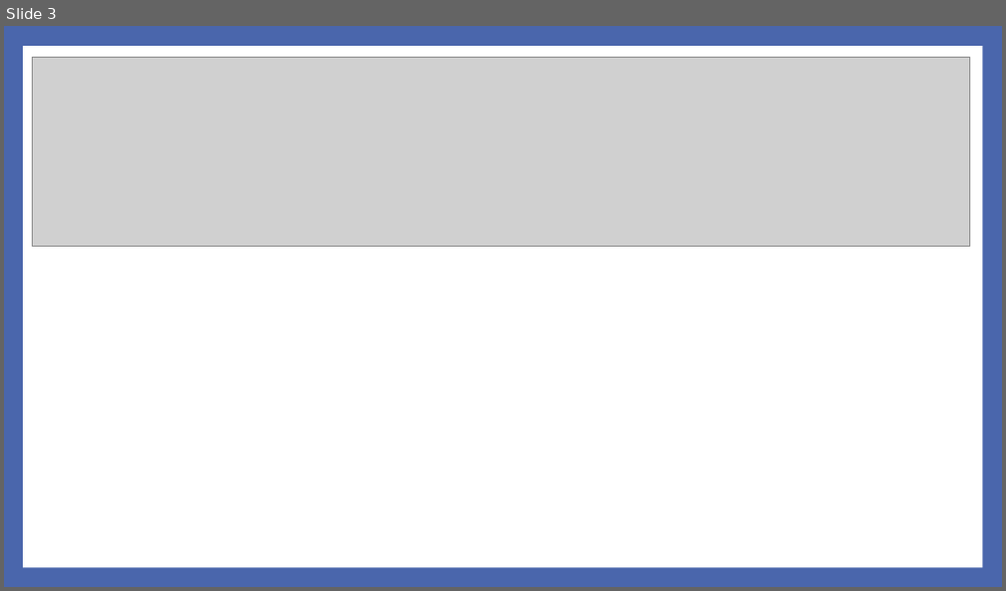
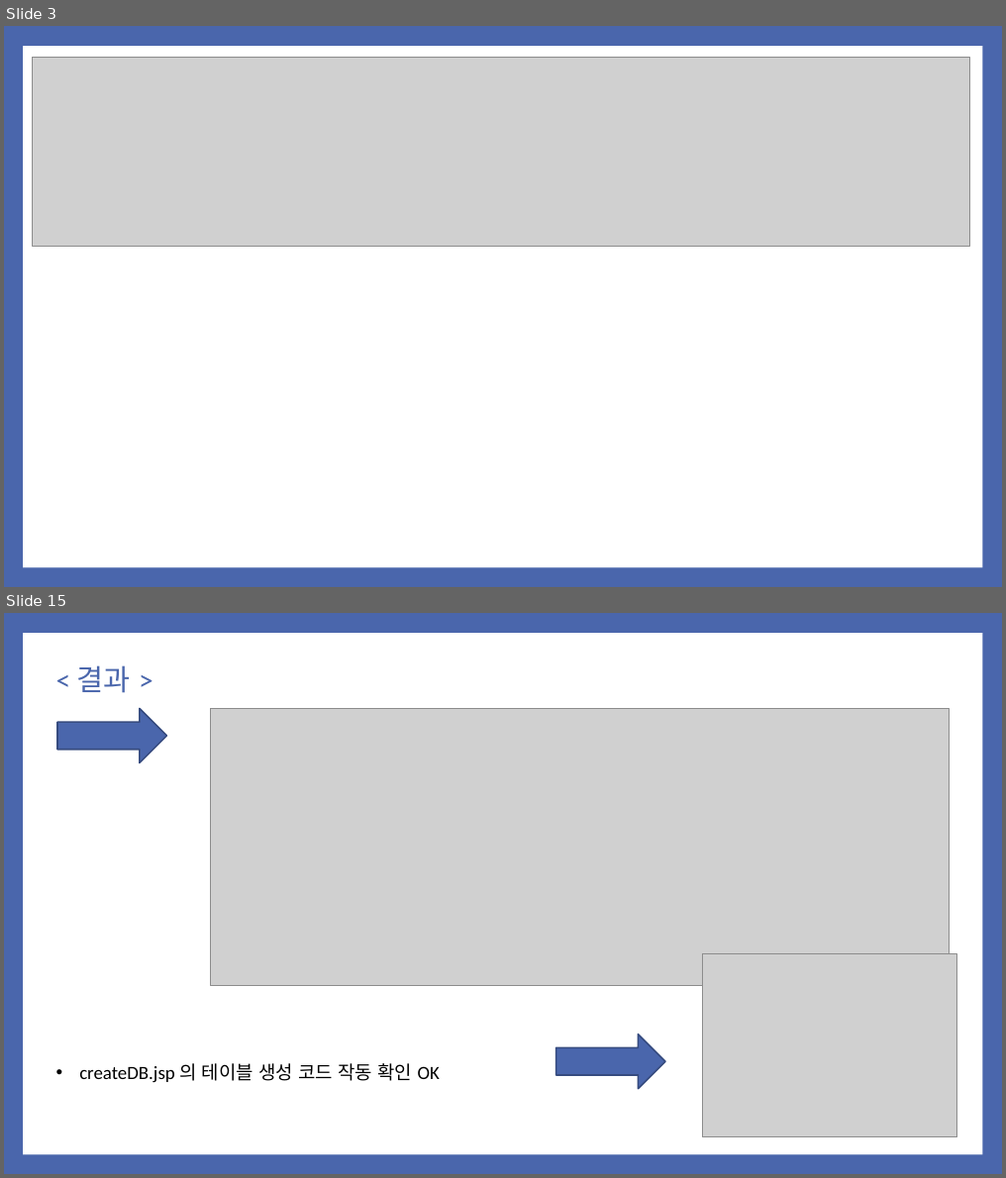
Before and after one commit to noheul1030/KOPO-HTML, a slide deck: 과제PPT/기업업무 4강 JSP_DB연동.pptx. Shown one above the other, each under a label of ours: slide 3 before the commit, slides 3 and 15 after it; the slides between them are not shown. The pictures are 1006x591 and 1006x1178 pixels, drawn with LibreOffice and Linux fonts; fonts in the diff are those of the drawing; grey boxes stand for pictures. Boxes give left, top, right and bottom in pixels: in the first picture for what was removed or moved away, otherwise in the second. Text is boxed around its words. In the diff, an @@ line names an element or a change of style, - is before the commit and + after.

```diff
--- a/과제PPT/기업업무 4강 JSP_DB연동.pptx
+++ b/과제PPT/기업업무 4강 JSP_DB연동.pptx
@@ slide 15 added at (x1=4, y1=613, x2=1002, y2=1174), background #4A66AC; not listed: 1 template element that a slide beside it also shows @@
@@ text added at (x1=77, y1=665, x2=131, y2=693), 28 pt, text #4A66AC @@
+< 결과 >
@@ right arrow added at (x1=57, y1=709, x2=166, y2=763), fill #4A66AC, outline #374B7F 1.5 pt @@
@@ picture added at (x1=211, y1=709, x2=948, y2=986) @@
@@ picture added at (x1=703, y1=955, x2=957, y2=1138) @@
@@ right arrow added at (x1=556, y1=1035, x2=665, y2=1089), fill #4A66AC, outline #374B7F 1.5 pt @@
@@ text added at (x1=79, y1=1063, x2=440, y2=1083), 18 pt, text #000000 @@
+• createDB.jsp 의 테이블 생성 코드 작동 확인 OK
```
Also in this commit, not shown: 19 other slides added, 12 slides removed.
